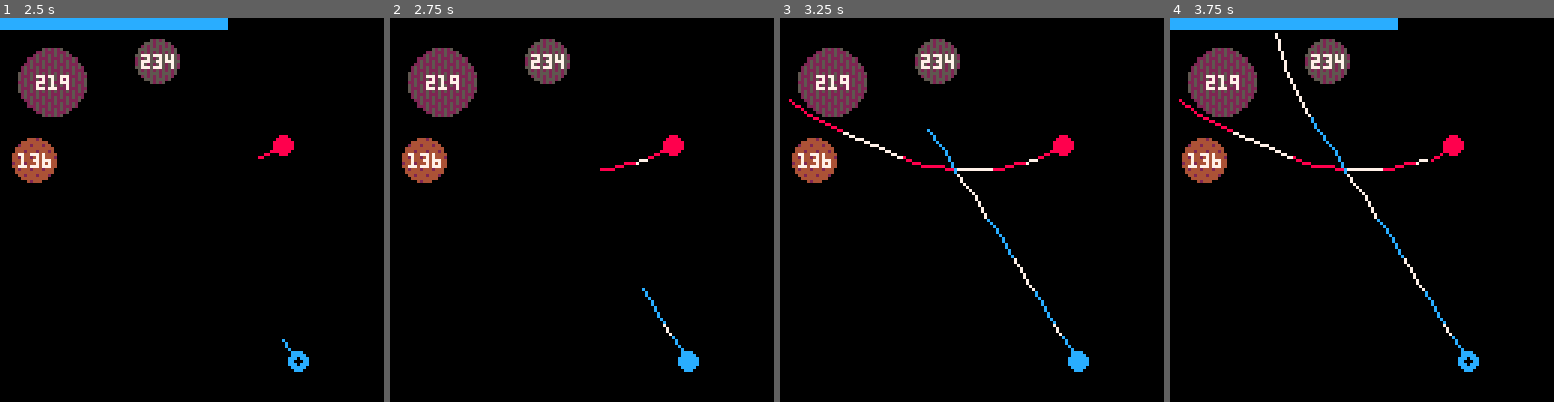
Above: before the commit, frames 1-4 (left to right).
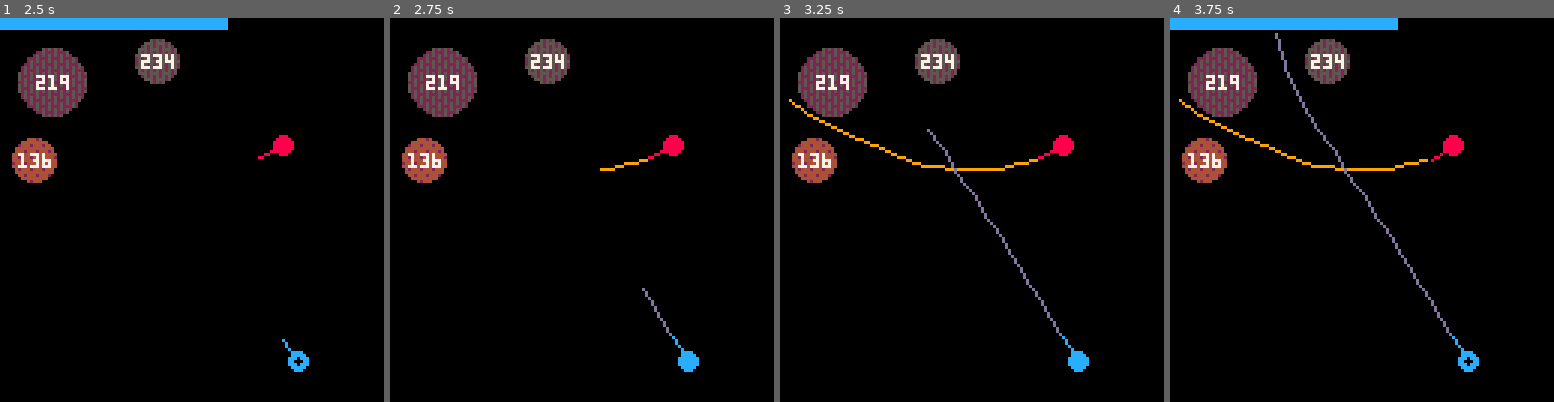
Above: after the commit, the same moments.

Repository: alxgnon/pico-8
Game: PICO-8 cartridge gravitywar.p8
Two runs of this game, one before a commit and one after it. Both use one fixed random seed, a clock stepped at 60 frames per second and the inputs below.
Inputs:
- Up to frame 1 (2.5 s): tap X (X key) at 0.33, 1.07, 1.85 s; tap O (Z key) at 0.7, 1.7, 2.1 s; hold Right 1.6-2.1 s; hold Up 2.15-2.42 s; hold Right from 2.47 s (still down)
- Up to frame 2 (2.75 s): keep holding Right; tap O (Z key) at 2.5 s
- Up to frame 3 (3.25 s): tap O (Z key) at 2.9 s; tap X (X key) at 2.97 s; release Right at 3.03 s; hold Left from 3.08 s (still down)
- Up to frame 4 (3.75 s): tap O (Z key) at 3.3, 3.7 s; release Left at 3.58 s; hold Down from 3.63 s (still down)

Frame 1 is identical in both runs. In frame 2, 0.2% of the frame differs, in the area x 54-74%, y 36-83%; in frame 3, 0.9%; in frame 4, 1.1%, in the area x 2-74%, y 3-83%.

Commit message:
gravity: revert candy canes

Diff:
--- a/gravitywar.p8
+++ b/gravitywar.p8
@@ -331,7 +331,6 @@
 		dy = sin(d) * v,
 		col = col,
 		expl = 0,
-		dotted = 0,
 	}
 end
 
@@ -411,10 +410,7 @@
 		local x, y = a.x, a.y
 
 		if a.expl == 0 then
-			a.dotted += 0.25
-			local col = a.col
-			if(a.dotted%2<1)col=7
-			line(a.ox,a.oy,x,y,col)
+			line(a.ox,a.oy,x,y,a.col+1)
 
 			local size =
 				sqrt(sqr(a.dx)+sqr(a.dy))
